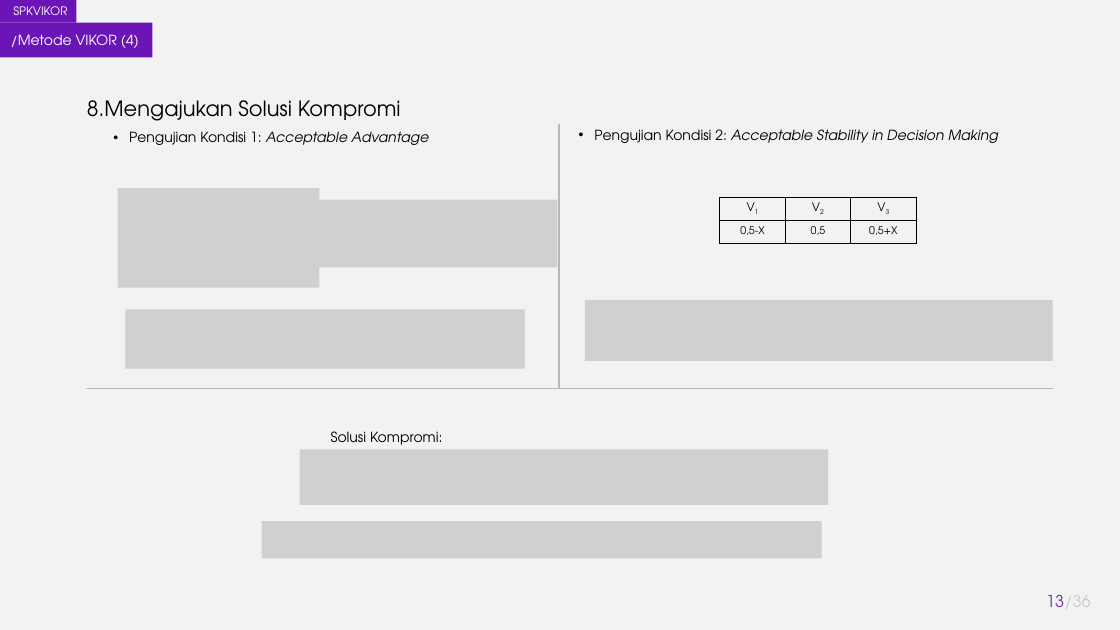
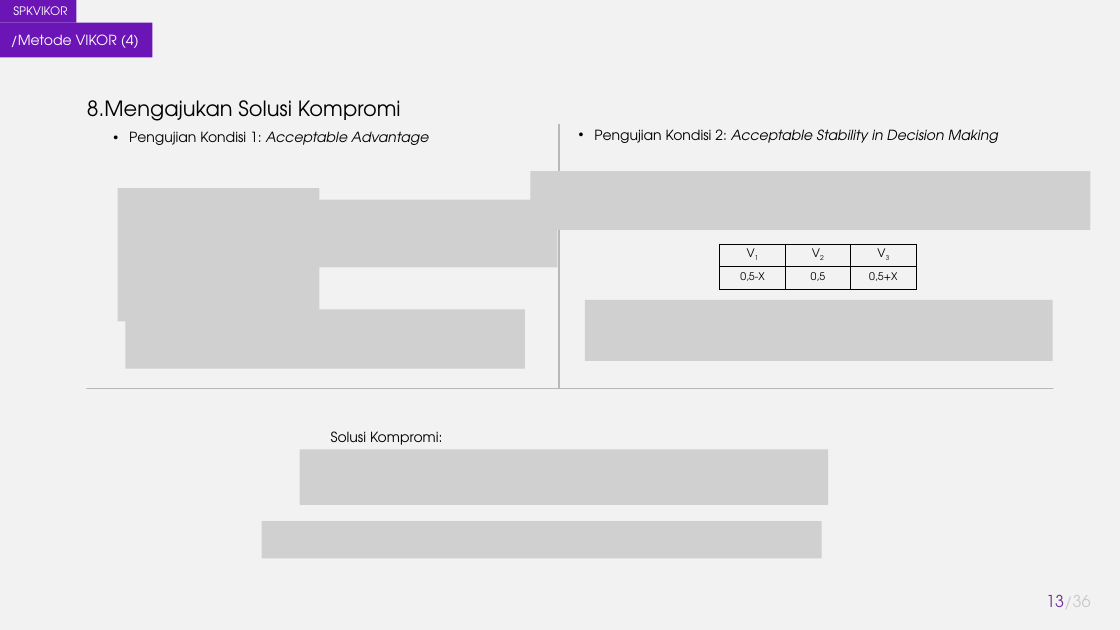
Before and after one commit to akhmadali7/TugasAkhir, a slide deck: slide 13 of PPT - TA - Akhmad Ali Sajidin.pptx. Drawn at 1120x630 pixels with LibreOffice and Linux fonts; fonts in the diff are those of the drawing; grey boxes stand for pictures. Boxes give left, top, right and bottom in pixels: in the first picture for what was removed or moved away, otherwise in the second. Text is boxed around its words. In the diff, an @@ line names an element or a change of style, - is before the commit and + after.

```diff
--- a/PPT - TA - Akhmad Ali Sajidin.pptx
+++ b/PPT - TA - Akhmad Ali Sajidin.pptx
@@ picture added at (530,171,1091,230) @@
@@ picture: place and size @@
-picture at (118,188,319,287)
+picture at (118,188,319,322)
@@ table: place and size @@
-table at (720,198,917,244)
+table at (720,245,917,290)
```
Also in this commit, not shown: 11 other slides changed.
